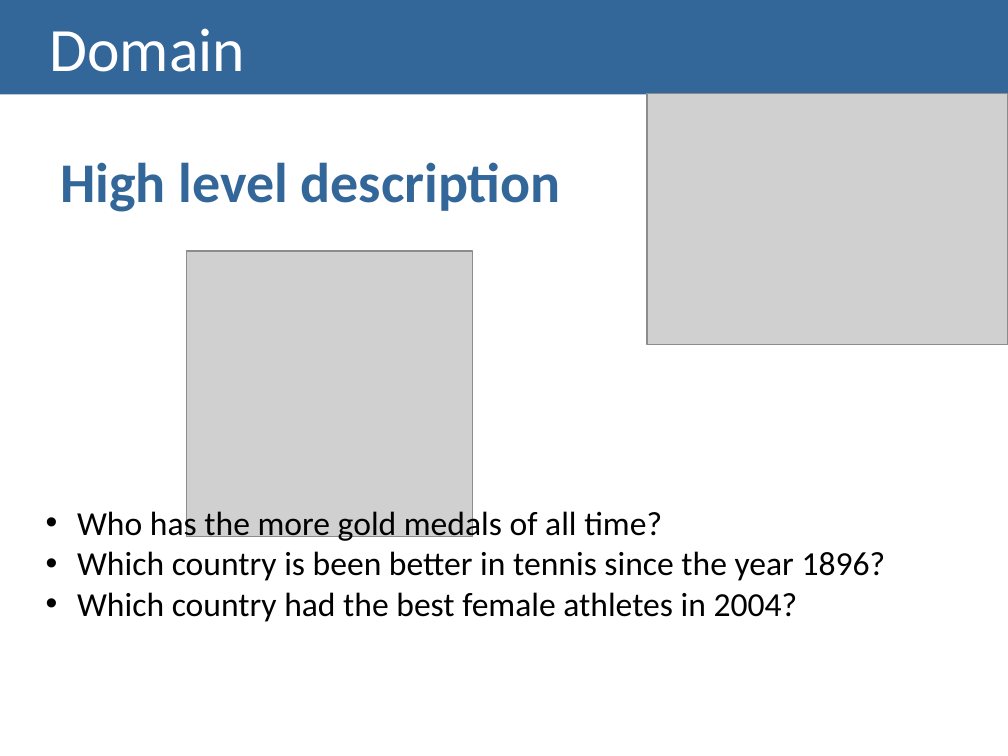
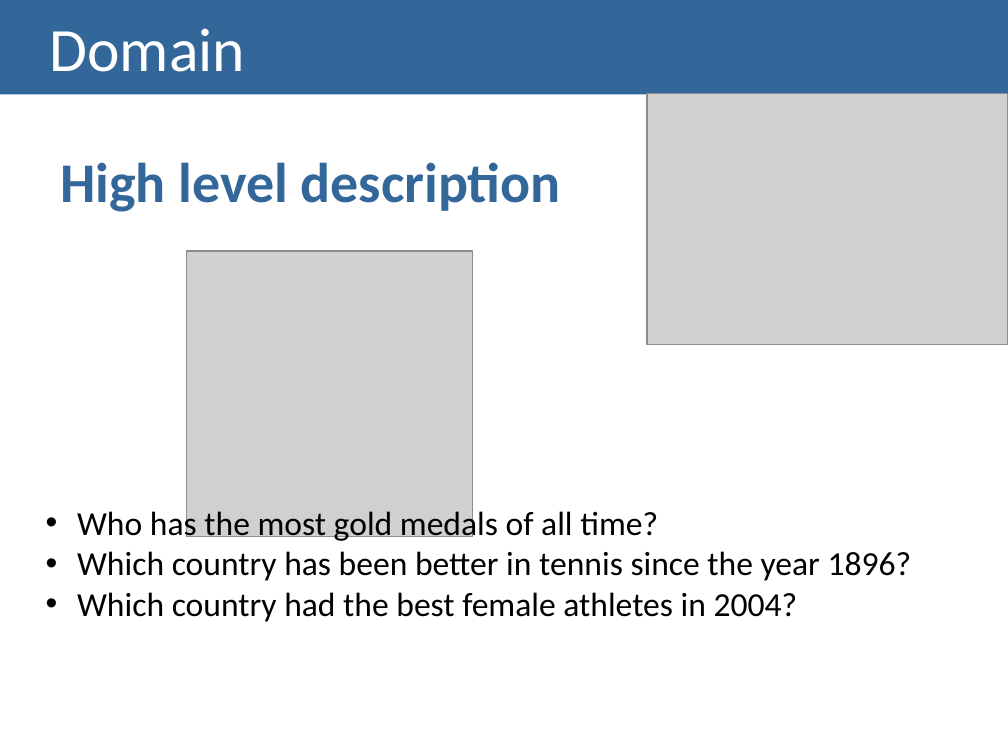
Before and after one commit to carboned4/V_I_2015_1, a slide deck: slide 5 of Lab03-PresentationTemplate.pptx. Drawn at 1008x756 pixels with LibreOffice and Linux fonts; fonts in the diff are those of the drawing; grey boxes stand for pictures. Boxes give left, top, right and bottom in pixels: in the first picture for what was removed or moved away, otherwise in the second. Text is boxed around its words. In the diff, an @@ line names an element or a change of style, - is before the commit and + after.

```diff
--- a/Lab03-PresentationTemplate.pptx
+++ b/Lab03-PresentationTemplate.pptx
@@ text at (77, 508, 912, 581): text changed @@
-• Who has the more gold medals of all time?
-• Which country is been better in tennis since the year 1896?
+• Who has the most gold medals of all time?
+• Which country has been better in tennis since the year 1896?
```
Also in this commit, not shown: 2 other slides changed, 1 slide added.
